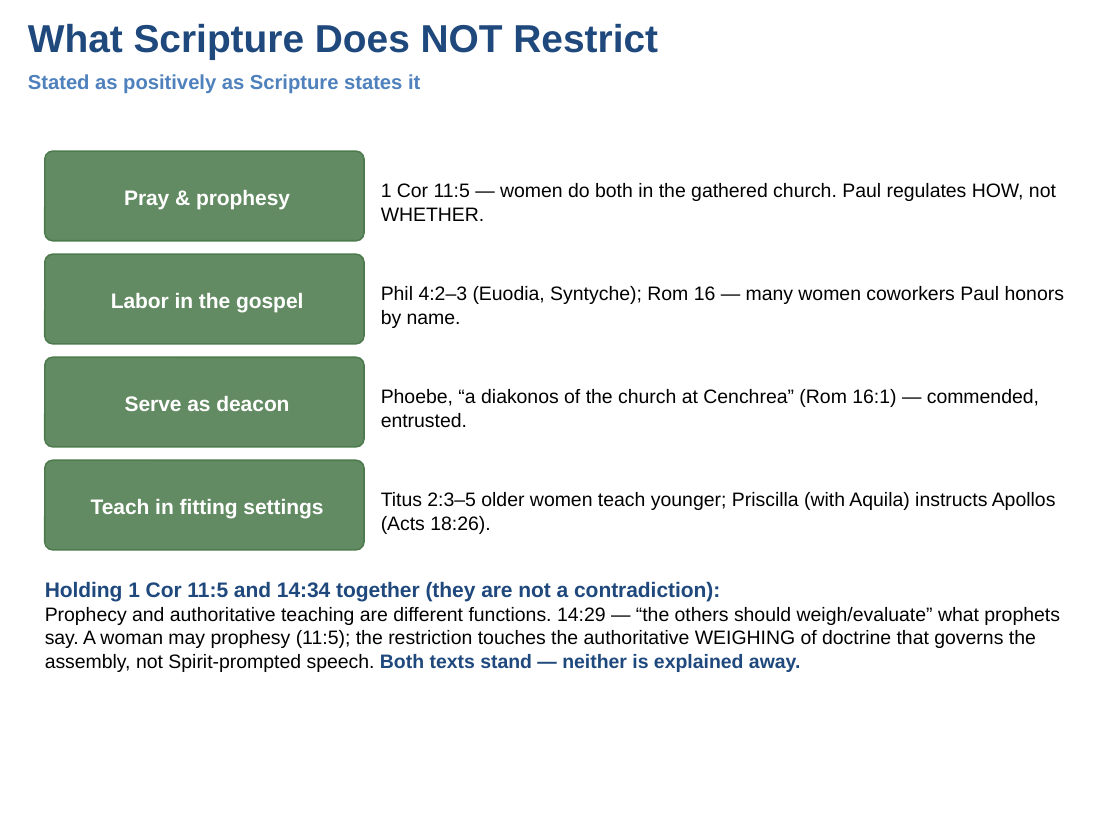
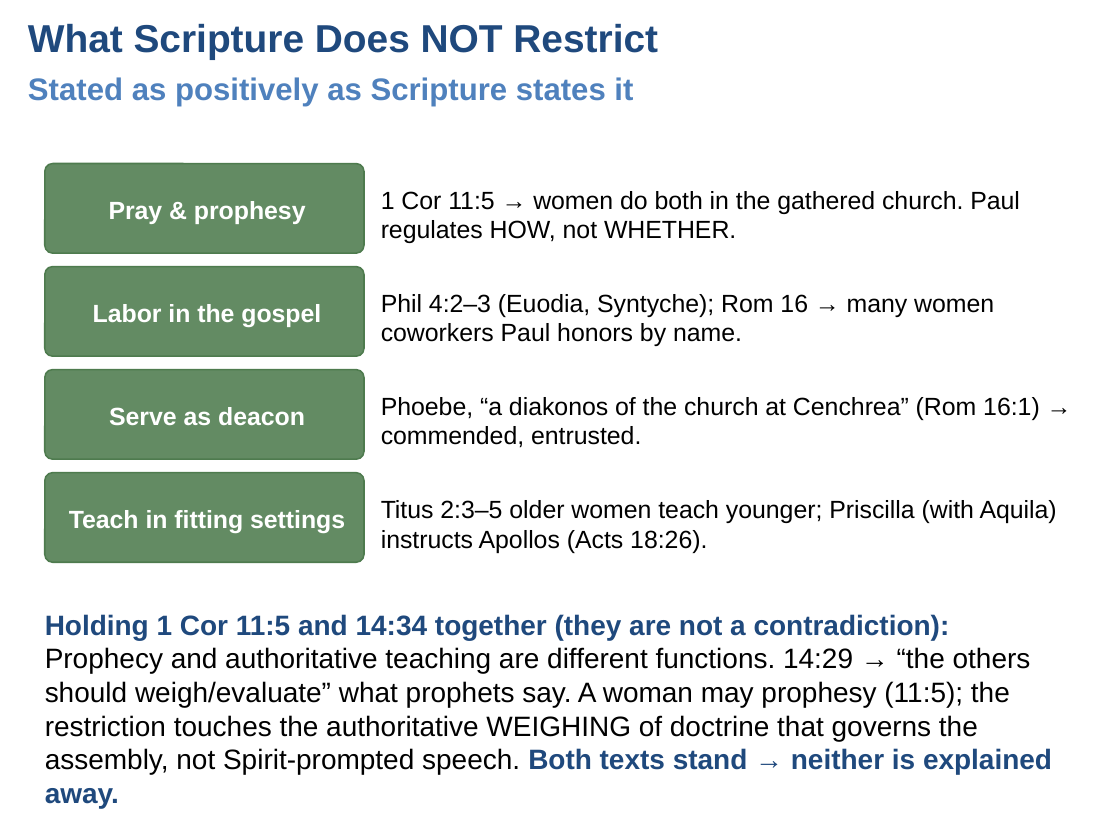
Before and after one commit to UsefulEngines/EvangelismPublic, a slide deck: slide 4 of 2026-Q4/11-GodsCreatedOrder/Week11-GodsCreatedOrder.pptx. Drawn at 1120x840 pixels with LibreOffice and Linux fonts; fonts in the diff are those of the drawing. Boxes give left, top, right and bottom in pixels: in the first picture for what was removed or moved away, otherwise in the second. Text is boxed around its words. In the diff, an @@ line names an element or a change of style, - is before the commit and + after.

```diff
--- a/2026-Q4/11-GodsCreatedOrder/Week11-GodsCreatedOrder.pptx
+++ b/2026-Q4/11-GodsCreatedOrder/Week11-GodsCreatedOrder.pptx
@@ text "Stated as positively as Scripture ..." at bbox=[28, 77, 633, 106]: size 13 to 20 pt @@
@@ text "Pray & prophesy": place and size @@
-text "Pray & prophesy" at bbox=[124, 190, 290, 209]
+text "Pray & prophesy" at bbox=[109, 201, 306, 224]
@@ text at bbox=[381, 191, 1020, 243]: text changed; size 12.5 to 16 pt @@
-1 Cor 11:5 — women do both in the gathered church. Paul regulates HOW, not WHETHER.
+1 Cor 11:5 → women do both in the gathered church. Paul regulates HOW, not WHETHER.
@@ text at bbox=[381, 294, 994, 346]: text changed; size 12.5 to 16 pt @@
-Phil 4:2–3 (Euodia, Syntyche); Rom 16 — many women coworkers Paul honors by name.
+Phil 4:2–3 (Euodia, Syntyche); Rom 16 → many women coworkers Paul honors by name.
@@ size 13.5 to 16 pt in 4 elements at bbox=[69, 510, 345, 533], bbox=[109, 201, 306, 224], bbox=[93, 304, 321, 327], bbox=[109, 407, 305, 425] @@
@@ text at bbox=[381, 397, 1040, 448]: text changed; size 12.5 to 16 pt @@
-Phoebe, “a diakonos of the church at Cenchrea” (Rom 16:1) — commended, entrusted.
+Phoebe, “a diakonos of the church at Cenchrea” (Rom 16:1) → commended, entrusted.
@@ 4 rounded rectangles, 3 texts: place and size @@
-4 rounded rectangles, 3 texts at bbox=[45, 151, 364, 550]
+4 rounded rectangles, 3 texts at bbox=[45, 164, 364, 562]
@@ text "Titus 2:3–5 older women teach ...": place and size @@
-text "Titus 2:3–5 older women teach ..." at bbox=[381, 492, 1056, 534]
+text "Titus 2:3–5 older women teach ..." at bbox=[381, 500, 1057, 553]
@@ text "Titus 2:3–5 older women teach ..." at bbox=[381, 500, 1057, 553]: size 12.5 to 16 pt @@
@@ text at bbox=[45, 614, 1052, 808]: text changed; size 12.5 to 18 pt @@
-Holding 1 Cor 11:5 and 14:34 together (they are not a contradiction):
-Prophecy and authoritative teaching are different functions. 14:29 — “the others should weigh/evaluate” what prophets say. A woman may prophesy (11:5); the restriction touches the authoritative WEIGHING of doctrine that governs the assembly, not Spirit-prompted speech. Both texts stand — neither is explained away.
+Holding 1 Cor 11:5 and 14:34 together (they are not a contradiction):
+Prophecy and authoritative teaching are different functions. 14:29 → “the others should weigh/evaluate” what prophets say. A woman may prophesy (11:5); the restriction touches the authoritative WEIGHING of doctrine that governs the assembly, not Spirit-prompted speech. Both texts stand → neither is explained away.
```
Also in this commit, not shown: 6 other slides changed, 5 other files.
